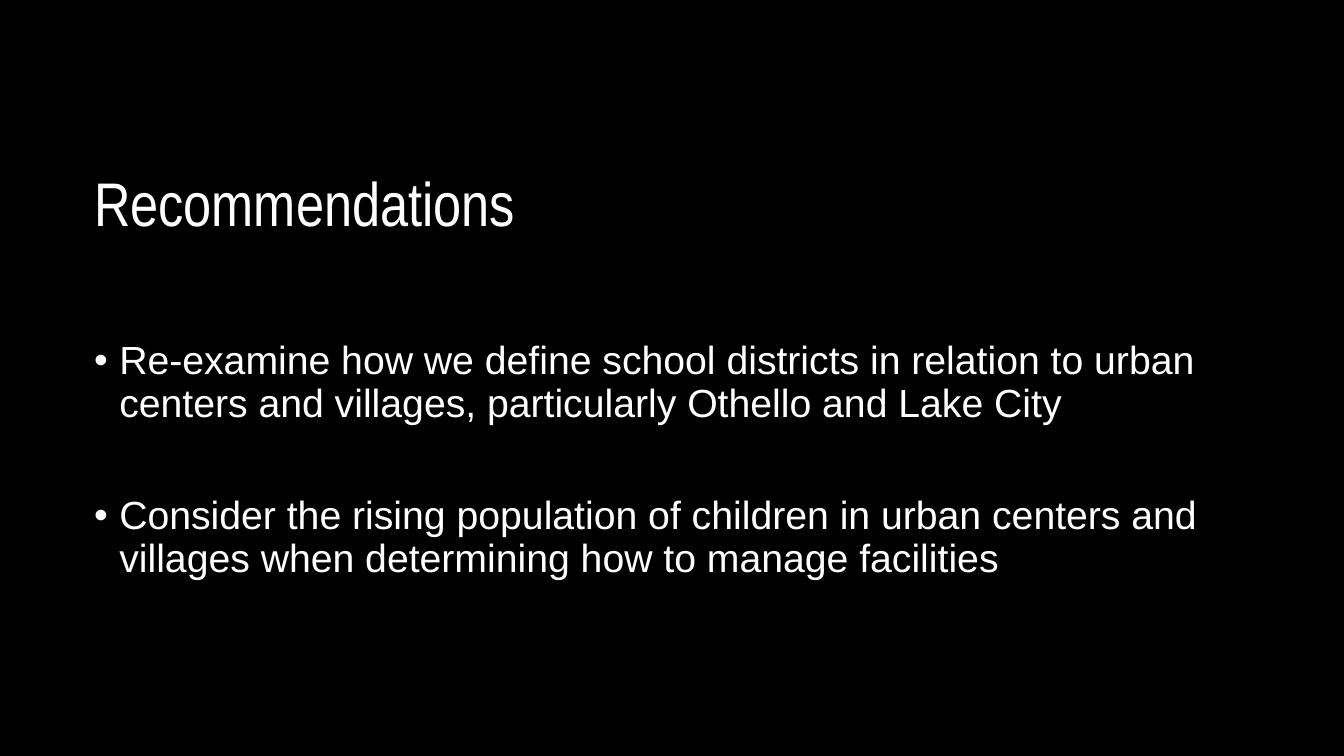
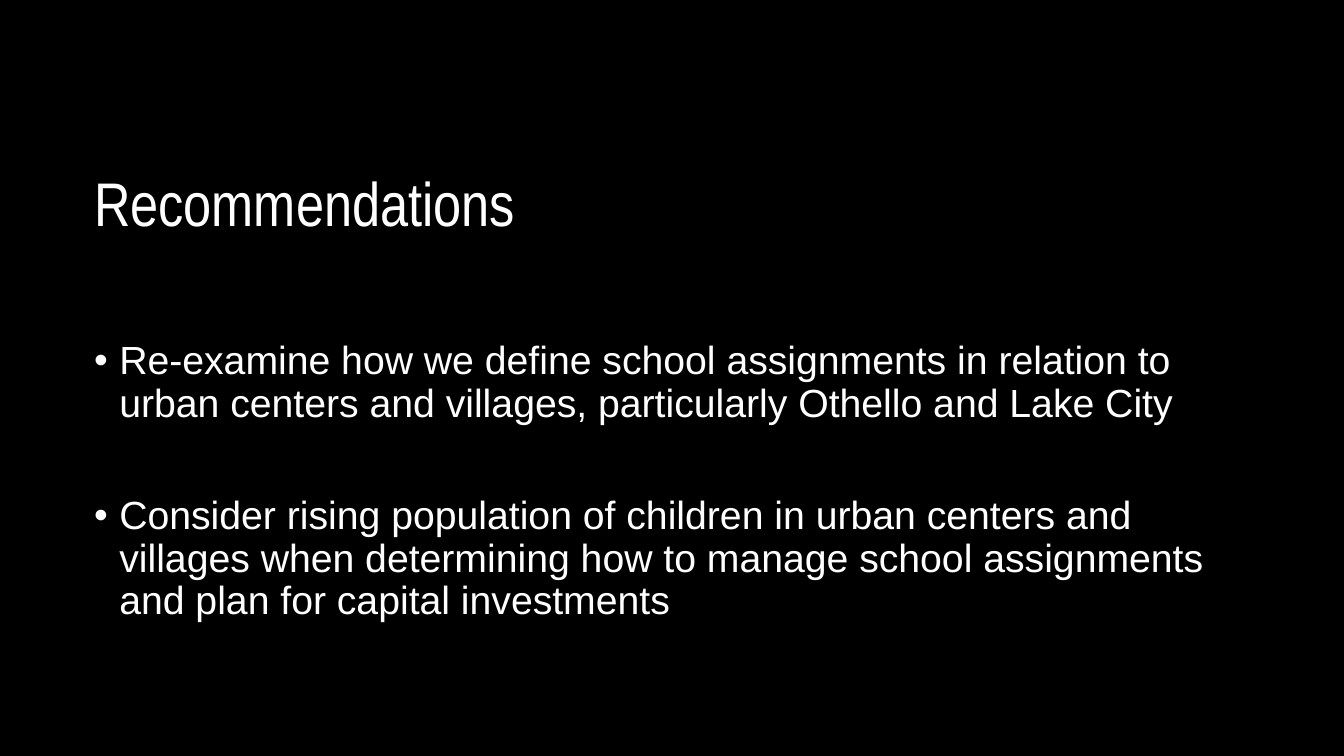
Before and after one commit to lauraminter/seattle-kids, a slide deck: slide 12 of assets/Seattle-kids-slides.pptx. Drawn at 1344x756 pixels with LibreOffice and Linux fonts; fonts in the diff are those of the drawing. Boxes give left, top, right and bottom in pixels: in the first picture for what was removed or moved away, otherwise in the second. Text is boxed around its words. In the diff, an @@ line names an element or a change of style, - is before the commit and + after.

```diff
--- a/assets/Seattle-kids-slides.pptx
+++ b/assets/Seattle-kids-slides.pptx
@@ text at [119, 345, 1203, 622]: text changed @@
-• Re-examine how we define school districts in relation to urban centers and villages, particularly Othello and Lake City
-• Consider the rising population of children in urban centers and villages when determining how to manage facilities
+• Re-examine how we define school assignments in relation to urban centers and villages, particularly Othello and Lake City
+• Consider rising population of children in urban centers and villages when determining how to manage school assignments and plan for capital investments
```
Also in this commit, not shown: 3 other slides changed, 4 other files.
